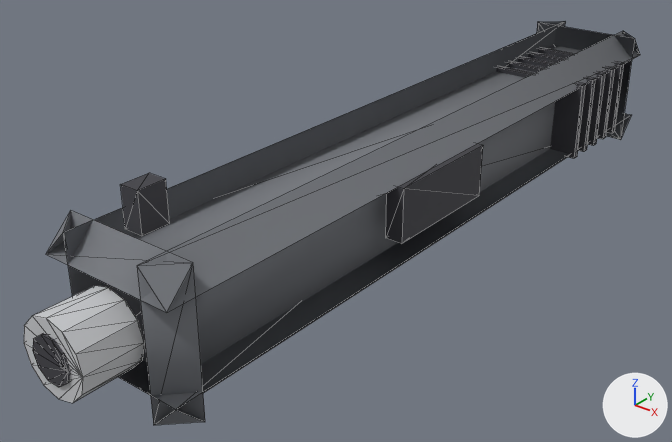
The OBJ model Assets/Art/Weapons/pistol_slide.obj as it was, and as the next commit left it.
Both versions are drawn from a 50 mm camera at (0.11, -0.1981, 0.1246) aimed at (-0.0079, -0.0506, 0.0332). Arrows for +X, +Y and +Z are at lower right; the lights stay in place. The picture after the commit comes second. Mesh edges are drawn as thin lines. Where no turn or scale is listed for an object, it has been applied to the vertices. Vertices at exactly the same position are counted once.

Objects in the first picture: 'pistol_slide'.
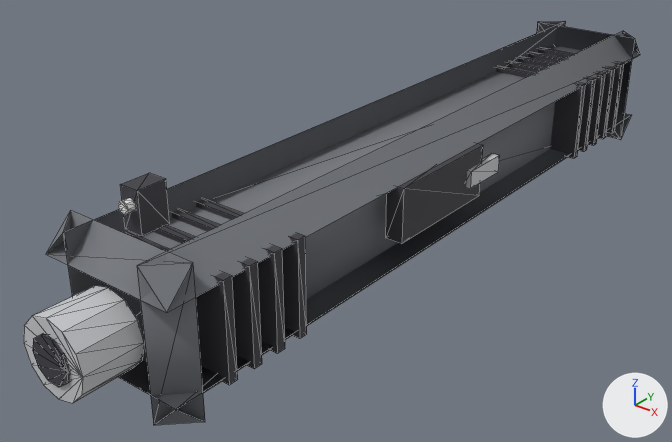
The edits, one by one:
Material 'White' (mat_white) is new.
Its base color is (0.95, 0.95, 0.95) (white #f9f9f9).
Its roughness is 0.8.
me_pistol_slide is used by ob_pistol_slide; location (0.0, 0.0, 0.0).
me_pistol_slide had 124 vertices, 208 faces and spanned x -0.016..0.016, y -0.132..0.06, z 0.027..0.065.
me_pistol_slide now has 180 vertices, 296 faces and spans x -0.016..0.018, y -0.132..0.06, z 0.027..0.065.
me_pistol_slide part 1: a new loose piece, an 8-sided cylinder along y spanning x -0.0012..0.0012, y -0.1145..-0.1125, z 0.0608..0.0632, in mat_white (white #f9f9f9).
me_pistol_slide part 2: a new loose piece, a box spanning x -0.016..0.016, y -0.091..-0.089, z 0.032..0.052, in mat_dark (dark grey #3f3f45).
me_pistol_slide part 3: a new loose piece, a box spanning x -0.016..0.016, y -0.097..-0.095, z 0.032..0.052, in mat_dark (dark grey #3f3f45).
me_pistol_slide part 4: a new loose piece, a box spanning x -0.016..0.016, y -0.103..-0.101, z 0.032..0.052, in mat_dark (dark grey #3f3f45).
me_pistol_slide part 5: a new loose piece, a box spanning x -0.016..0.016, y -0.109..-0.107, z 0.032..0.052, in mat_dark (dark grey #3f3f45).
me_pistol_slide part 6: a new loose piece, a box spanning x 0.0155..0.0175, y -0.036..-0.024, z 0.043..0.047, in mat_metal (light grey #cbcdd0).
me_pistol_slide gains material mat_white (white #f9f9f9).

What differs and where, as boxes (x1, y1, x2, y2) in the pictures (672 x 442 px):
part 1 of me_pistol_slide, added: after (118, 198, 135, 215)
part 2 of me_pistol_slide, added: after (196, 199, 307, 339)
part 3 of me_pistol_slide, added: after (172, 209, 285, 354)
part 4 of me_pistol_slide, added: after (153, 225, 262, 369)
part 5 of me_pistol_slide, added: after (126, 232, 238, 385)
part 6 of me_pistol_slide, added: after (466, 154, 500, 189)
